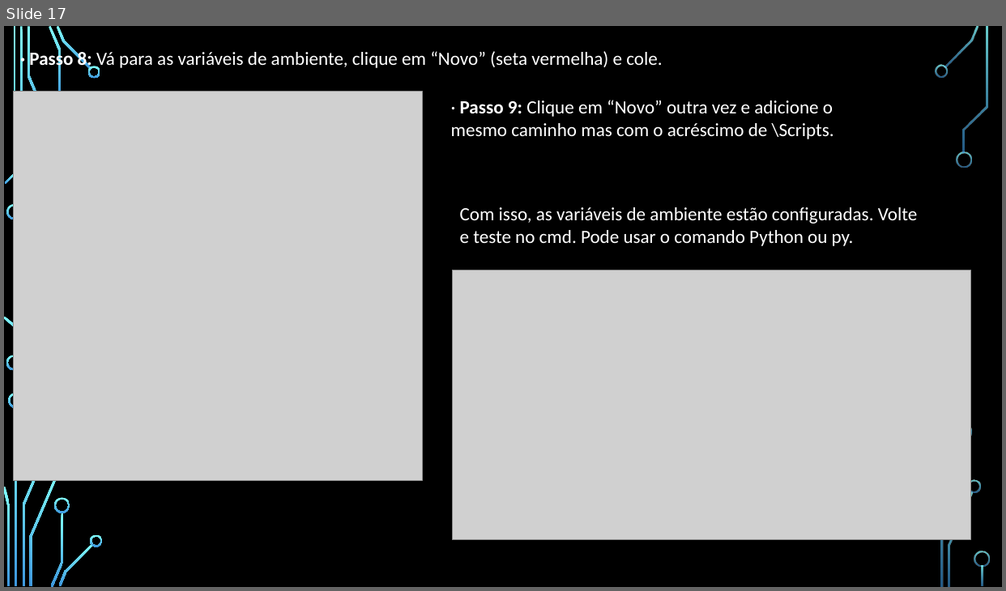
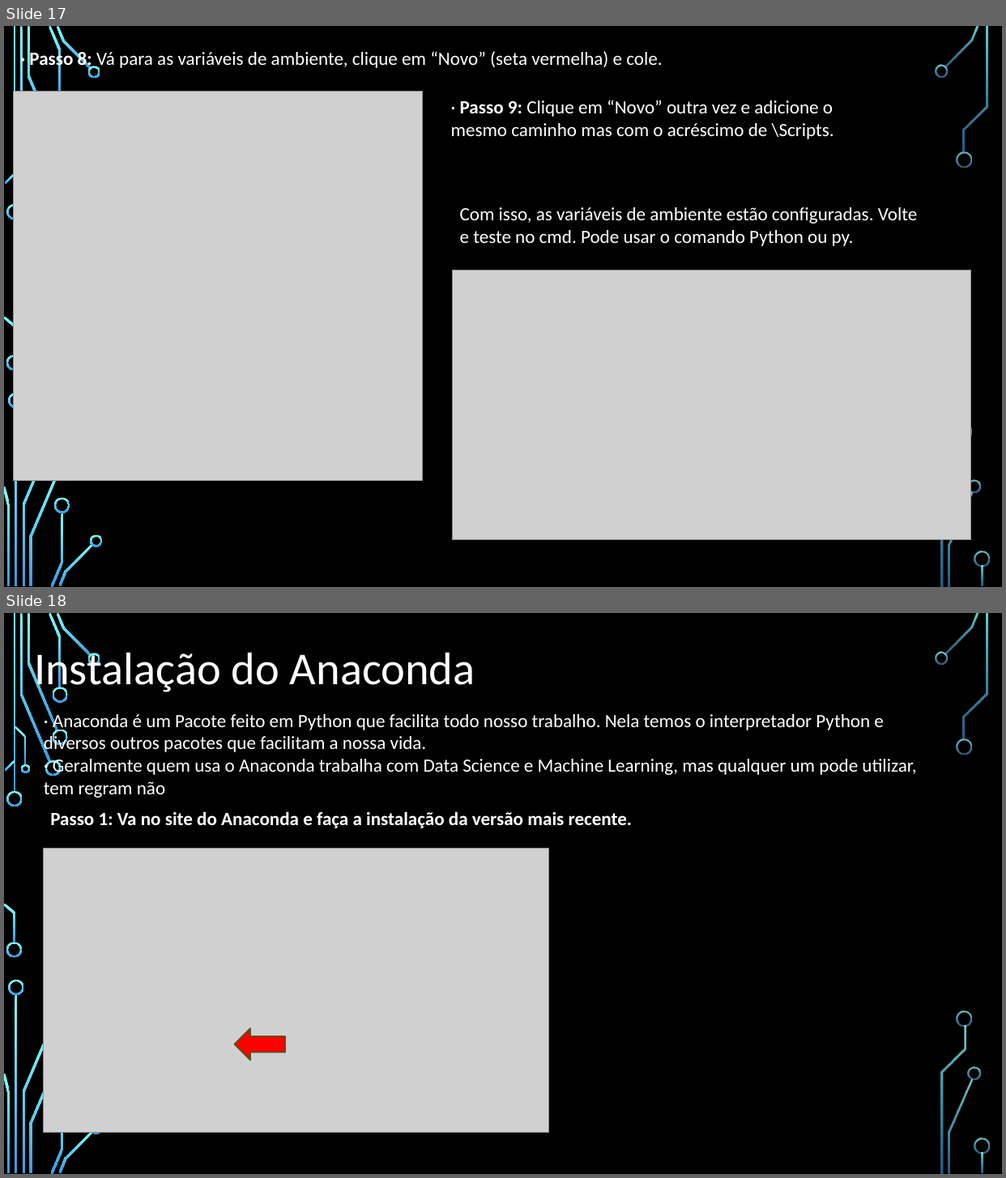
Before and after one commit to gabrielpcavalcanti/Guia-definitivo-do-Python, a slide deck: Aulas/Aula01InstalaçãoPython/Instação_do_python.pptx. Shown one above the other, each under a label of ours: slide 17 before the commit, slides 17 and 18 after it. The pictures are 1006x591 and 1006x1178 pixels, drawn with LibreOffice and Linux fonts; fonts in the diff are those of the drawing; grey boxes stand for pictures; background and template pictures are left out. Boxes give left, top, right and bottom in pixels: in the first picture for what was removed or moved away, otherwise in the second. Text is boxed around its words. In the diff, an @@ line names an element or a change of style, - is before the commit and + after.

```diff
--- a/Aulas/Aula01InstalaçãoPython/Instação_do_python.pptx
+++ b/Aulas/Aula01InstalaçãoPython/Instação_do_python.pptx
@@ slide 18 added at (4,613,1002,1174), background picture (left out); not listed: 28 template elements that a slide beside it also shows @@
@@ text added at (34,645,475,695), 44 pt, text #FFFFFF @@
+Instalação do Anaconda
@@ text added at (44,714,916,798), 18 pt, text #FFFFFF @@
+· Anaconda é um Pacote feito em Python que facilita todo nosso trabalho. Nela temos o interpretador Python e diversos outros pacotes que facilitam a nossa vida.
+· Geralmente quem usa o Anaconda trabalha com Data Science e Machine Learning, mas qualquer um pode utilizar, tem regram não
@@ group added at (15,687,68,776): 5 freeform shapes @@
@@ text added at (50,811,633,828), 18 pt, text #FFFFFF, bold @@
+Passo 1: Va no site do Anaconda e faça a instalação da versão mais recente.
@@ picture added at (43,848,549,1132) @@
@@ right arrow added at (235,1029,286,1061), fill #FF0000, outline #435A21 1.25 pt @@
```
Also in this commit, not shown: 2 slides changed, 1 other slide added, 36 other files.
